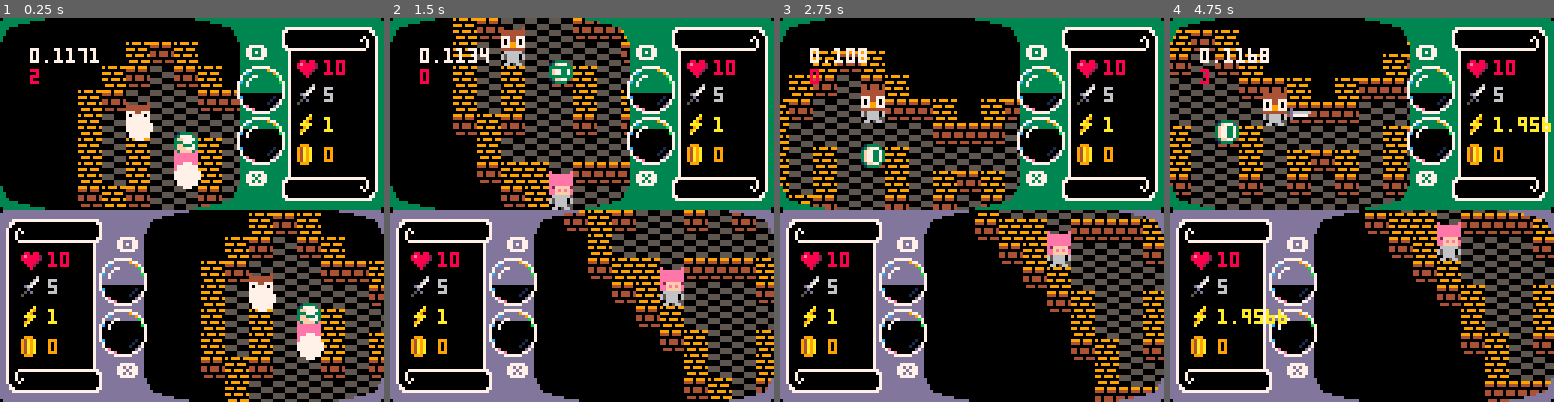
Above: before the commit, frames 1-4 (left to right).
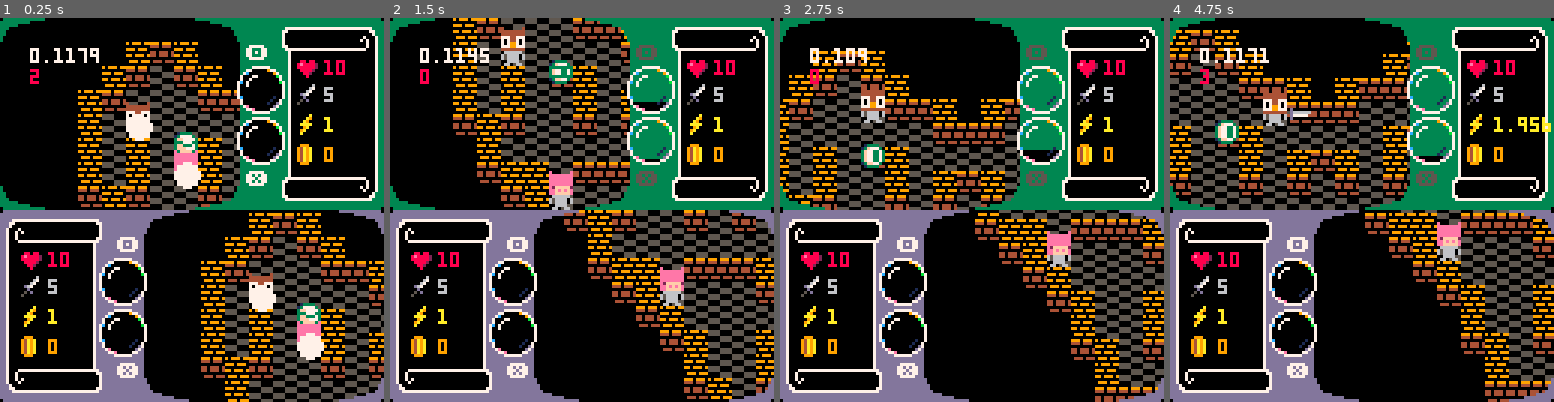
Above: after the commit, the same moments.

Repository: catnipped/hackman
Game: PICO-8 cartridge hackman.p8
The game is run twice, just before and just after one commit, with the same random seed, the same clock (stepped at 60 frames per second) and the same inputs.
Inputs:
- Up to frame 1 (0.25 s): no input
- Up to frame 2 (1.5 s): tap X (X key) at 0.33, 1.07 s; tap O (Z key) at 0.7 s
- Up to frame 3 (2.75 s): hold Right 1.6-2.1 s; tap O (Z key) at 1.7, 2.1, 2.5 s; tap X (X key) at 1.85 s; hold Up 2.15-2.42 s; hold Right from 2.47 s (still down)
- Up to frame 4 (4.75 s): tap O (Z key) every 0.4 s from 2.9 to 4.5 s; tap X (X key) at 2.97, 4.08 s; release Right at 3.03 s; hold Left 3.08-3.58 s; hold Down 3.63-3.97 s; hold Right 4.02-4.68 s; hold Up from 4.73 s (still down)

The runs differ from the first frame. In frame 1, 1.4% of the frame differs, in the area x 23-74%, y 7-79%; in frame 2, 2.0%; in frame 3, 1.9%; in frame 4, 2.3%, in the area x 16-74%, y 7-80%.

Commit message:
ability cooldown

Diff:
--- a/hackman.p8
+++ b/hackman.p8
@@ -26,7 +26,8 @@
       str = 5,
       coin = 0,
       headbobble = 0,
-      dash = {false,10}
+      dash = {false,10},
+      ability = {o = {active = false, cooldown = 0}, x = {active = false, cooldown = 0} }
     })
   end
 end
@@ -114,6 +115,14 @@
     p.dash[2] = 30
     p.tempo = p.tempo/3
   end
+  local cooldown = p.ability.o.cooldown
+  if btnp(4,p.nr-1) then cooldown = 16
+  elseif cooldown >= 0 then cooldown -= 0.2 end
+  p.ability.o.cooldown = cooldown
+  local cooldown = p.ability.x.cooldown
+  if btnp(5,p.nr-1) then cooldown = 16
+  elseif cooldown >= 0 then cooldown -= 0.2 end
+  p.ability.x.cooldown = cooldown
 end
 
 function collision(p,dir)
@@ -245,12 +254,12 @@
 
   --ability bubbles
   circfill(x+38,y+8,7,0)
-  rectfill(x+32,y,x+31+14,y+8,3)
+  rectfill(x+32,y,x+31+14,y+player[1].ability.o.cooldown,3)
   spr(4,x+31,y,2,2)
   local y = 33
   --ability bubbles
   circfill(x+38,y+8,7,0)
-  rectfill(x+32,y,x+31+14,y+3,3)
+  rectfill(x+32,y,x+31+14,y+player[1].ability.x.cooldown,3)
   spr(4,x+31,y,2,2)
   --stat scroll
   local x = 94
@@ -274,7 +283,9 @@
   spr(32,112,120,2,1,true,true)
   spr(32,48,120,2,1,false,true)
   pal()
+  if player[1].ability.o.cooldown > 0 then color(5) else color(7) end
   print("\x8e",x-12,y+6)
+  if player[1].ability.x.cooldown > 0 then color(5) else color(7) end
   print("\x97",x-12,y+48)
   spr(52,x+5,y+9)
   print(player[1].hp,x+14,y+11,8)
@@ -290,12 +301,12 @@
 
   --ability bubbles
   circfill(x+38,y+8,7,0)
-  rectfill(x+31,y,x+31+14,y+8,13)
+  rectfill(x+31,y,x+31+14,y+player[2].ability.o.cooldown,13)
   spr(4,x+31,y,2,2)
   local y = 97
   --ability bubbles
   circfill(x+38,y+8,7,0)
-  rectfill(x+31,y,x+31+14,y+3,13)
+  rectfill(x+31,y,x+31+14,y+player[2].ability.x.cooldown,13)
   spr(4,x+31,y,2,2)
   --stat scroll
   local y = 67
@@ -311,16 +322,18 @@
   spr(35,x+8,y+50,1,1,false,true)
   spr(35,x+16,y+50,1,1,false,true)
   spr(36,x+24,y+50,1,1,false,true)
+  if player[2].ability.o.cooldown > 0 then color(5) else color(7) end
   print("\x8e",x+37,y+6)
+  if player[2].ability.x.cooldown > 0 then color(5) else color(7) end
   print("\x97",x+37,y+48)
   spr(52,x+5,y+9)
-  print(player[1].hp,x+14,y+11,8)
+  print(player[2].hp,x+14,y+11,8)
   spr(50,x+4,y+18)
-  print(player[1].str,x+14,y+20,6)
+  print(player[2].str,x+14,y+20,6)
   spr(51,x+4,y+28)
-  print(player[1].tempo,x+14,y+30,10)
+  print(player[2].tempo,x+14,y+30,10)
   spr(49,x+4,y+38)
-  print(player[1].coin,x+14,y+40,9)
+  print(player[2].coin,x+14,y+40,9)
   pset(0,0,0)
   pset(127,0,0)
   pset(0,127,0)
